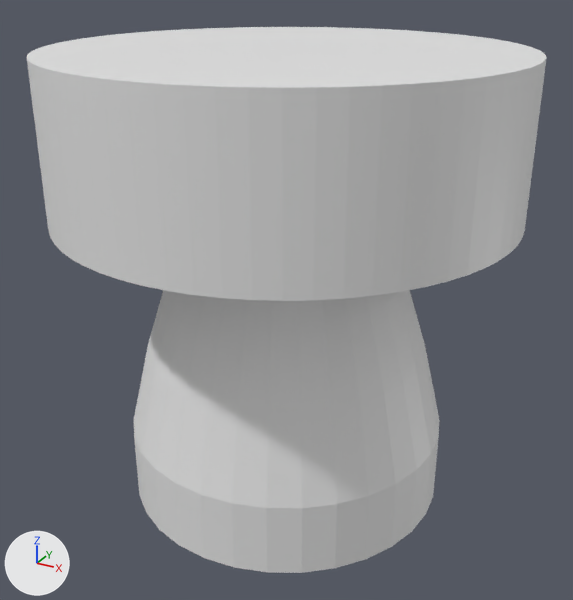
One commit to the FBX model assets/models/spaceship/engine.fbx: the scene before it, then after it.
Before and after are seen from a 50 mm camera at (0.0241, -0.0438, 0.0104) aimed at (0.0002, -0.0004, -0.0113). Every picture has the same lights, and +X, +Y and +Z are marked at lower left. The older version comes first. Where no turn or scale is listed for an object, it has been applied to the vertices.

In view in the first picture: 'Engine'.
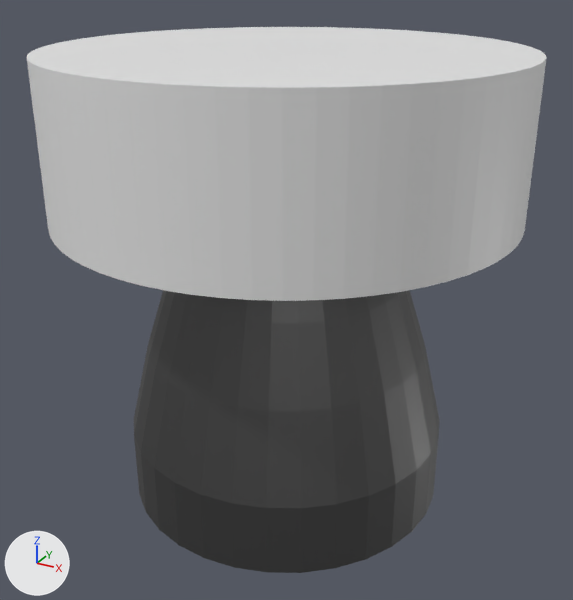
Location of each change, (x1, y1, x2, y2) in pixels of the pictures (573 x 600 px):
part 1 of me_cylinder_001, recoloured (white to dark grey)
    both: (134, 436, 439, 573)
part 2 of me_cylinder_001, recoloured (white to dark grey)
    both: (148, 290, 425, 411)
part 3 of me_cylinder_001, recoloured (white to dark grey)
    both: (134, 347, 440, 508)
part 4 of me_cylinder_001, recoloured (white to dark grey)
    both: (173, 292, 400, 323)

The change, as a list of edits to the scene's bpy script:
```text
Add mat_metal:
    mat_metal = principled_material('Metal')
    mat_metal.base_color = (0.146, 0.146, 0.146)  # dark grey #6b6b6b
    mat_metal.metallic = 1.0
Add mat_exterior:
    mat_exterior = principled_material('Exterior')
    mat_exterior.base_color = (0.8, 0.8, 0.8)  # white #e7e7e7
Change me_cylinder_001:
    where me_cylinder_001.from_pydata(...)  # 448 vertices, 386 faces; spans x -0.015..0.015, y -0.015..0.015, z -0.0254..0.005
    used by ob_engine; location = (0.0, 0.0, 0.0)
    me_cylinder_001 part 1: all 64 faces centred in x -0.0109..0.0109, y -0.0109..0.0109, z -0.0254..-0.0229 switch from no material to mat_metal (dark grey #6b6b6b)
    me_cylinder_001 part 2: all 64 faces centred in x -0.0087..0.0087, y -0.0087..0.0087, z -0.014..-0.012 switch from no material to mat_metal (dark grey #6b6b6b)
    me_cylinder_001 part 3: all 32 faces centred in x -0.0102..0.0102, y -0.0102..0.0102, z -0.0175 switch from no material to mat_metal (dark grey #6b6b6b)
    me_cylinder_001 part 4: all 32 faces centred in x -0.0064..0.0064, y -0.0064..0.0064, z -0.006 switch from no material to mat_metal (dark grey #6b6b6b)
    add me_cylinder_001.materials.append(mat_exterior)  # white #e7e7e7
```
